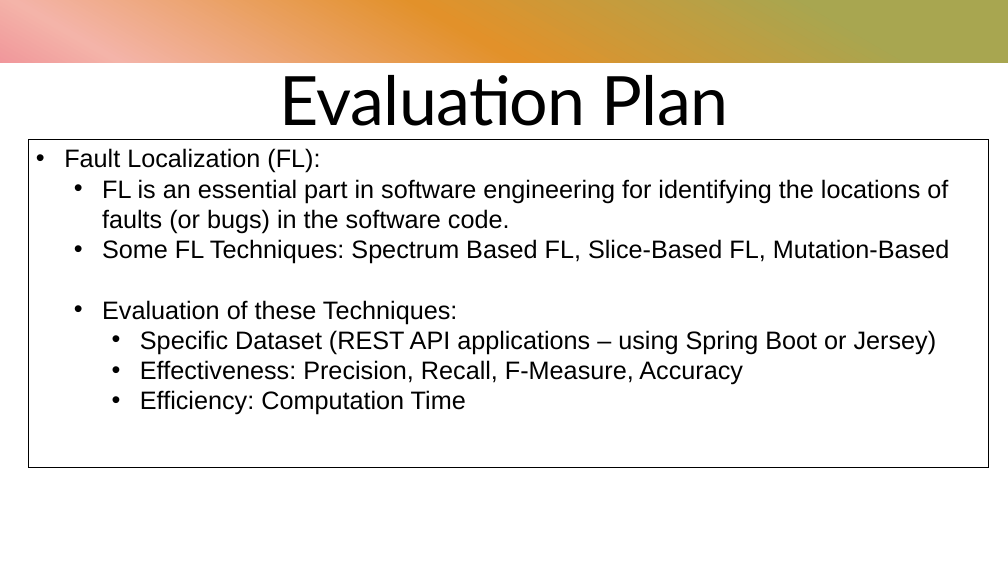
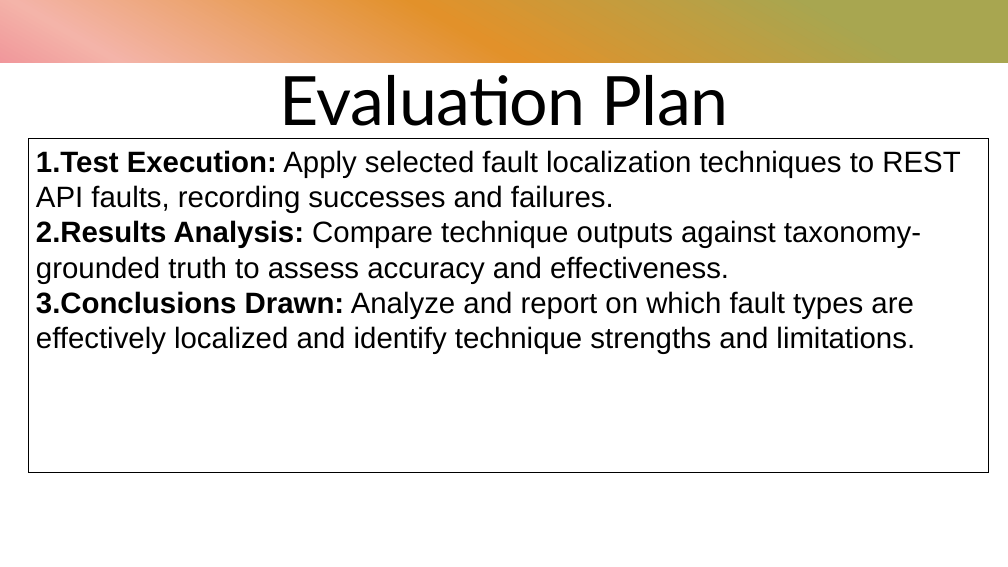
Before and after one commit to aakashkulkarni36/CS563-Project, a slide deck: slide 6 of CS563-Project/Project Proposal Presentation.pptx. Drawn at 1008x567 pixels with LibreOffice and Linux fonts; fonts in the diff are those of the drawing. Boxes give left, top, right and bottom in pixels: in the first picture for what was removed or moved away, otherwise in the second. Text is boxed around its words. In the diff, an @@ line names an element or a change of style, - is before the commit and + after.

```diff
--- a/CS563-Project/Project Proposal Presentation.pptx
+++ b/CS563-Project/Project Proposal Presentation.pptx
@@ rectangle "Test Execution: Apply selected fault ...": place and size @@
-rectangle "Test Execution: Apply selected fault ..." at box(29, 139, 988, 467)
+rectangle "Test Execution: Apply selected fault ..." at box(29, 139, 988, 473)
@@ text in rectangle at box(36, 150, 960, 354): text changed; size 24 to 28 pt @@
-• Fault Localization (FL):
-  • FL is an essential part in software engineering for identifying the locations of faults (or bugs) in the software code.
-  • Some FL Techniques: Spectrum Based FL, Slice-Based FL, Mutation-Based
-  • Evaluation of these Techniques:
-    • Specific Dataset (REST API applications – using Spring Boot or Jersey)
-    • Effectiveness: Precision, Recall, F-Measure, Accuracy
-    • Efficiency: Computation Time
+1. Test Execution: Apply selected fault localization techniques to REST API faults, recording successes and failures.
+2. Results Analysis: Compare technique outputs against taxonomy-grounded truth to assess accuracy and effectiveness.
+3. Conclusions Drawn: Analyze and report on which fault types are effectively localized and identify technique strengths and limitations.
```
Also in this commit, not shown: 7 other files.
